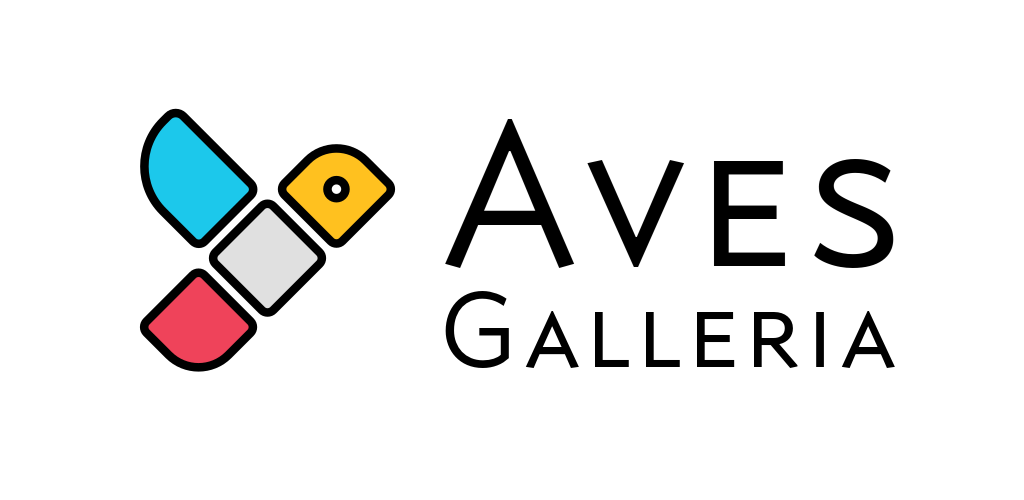
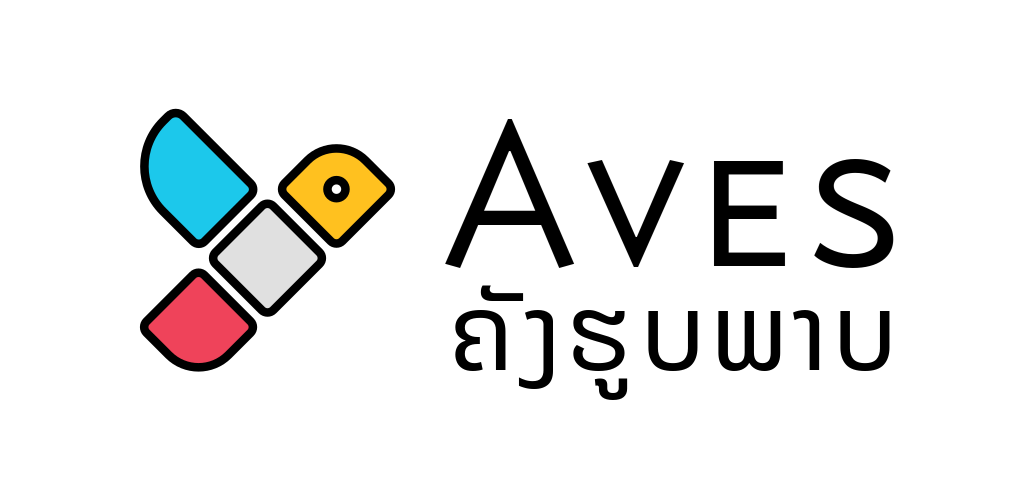
Layer changes from the first 1024px x 500px image to the second:
added group "Lao - Noto Sans Mono Regular" with 1 layers above "Latin - MB Type Concourse C3" over [455, 285, 890, 400]
added layer "LO - ຄັງຮູບພາບ" in group "Lao - Noto Sans Mono Regular" over [455, 285, 890, 400]
hid "FI/IT - Galleria" over [445, 291, 895, 368]